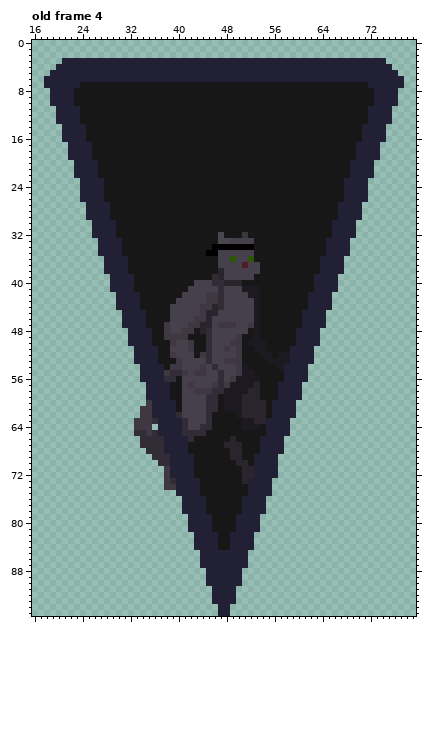
A pixel-art file gets an edit: Assets/Sprites/UI/Lobby/player frame.aseprite. Above, as it was before the edit.
96x96 pixels, 4 frames. Colours within 5 levels of each other are drawn and written as one. Shown: old frame 4: x 16..79, y 0..95. The commit also changed other frames, which this record leaves out.
Once edited:
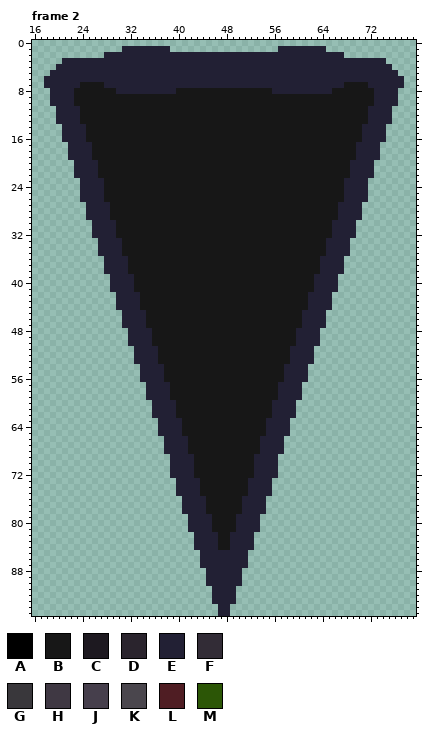
Palette (. is transparent): A #000000  B #171717  C #1d1920  D #2a242d  E #222034  F #322c36  G #39373b  H #3f3843  J #463f4c  K #4a464d  L #4f1d23  M #2c5606
A new or re-ordered frame is compared with the old frame closest to it.
Diff:
layer "fundo liso aux" now shown
layer "fundo lis" now shown
layer "player" now hidden
frames re-ordered
--- frame 2 against old frame 4
@@ x 26..69 @@
  0 ............................................
- 1 ............................................
- 2 ............................................
+ 1 .....EEEEEEEE..................EEEEEEEE.....
+ 2 ..EEEEEEEEEEEEEEEEEEEEEEEEEEEEEEEEEEEEEEEE..
  3 EEEEEEEEEEEEEEEEEEEEEEEEEEEEEEEEEEEEEEEEEEEE
@@ x 26..69 @@
  6 EEEEEEEEEEEEEEEEEEEEEEEEEEEEEEEEEEEEEEEEEEEE
- 7 BBBBBBBBBBBBBBBBBBBBBBBBBBBBBBBBBBBBBBBBBBBB
- 8 BBBBBBBBBBBBBBBBBBBBBBBBBBBBBBBBBBBBBBBBBBBB
+ 7 BBEEEEEEEEEEEEEEEEEEEEEEEEEEEEEEEEEEEEEEEEBB
+ 8 BBBBEEEEEEEEEEBBBBBBBBBBBBBBBBEEEEEEEEEEBBBB
  9 BBBBBBBBBBBBBBBBBBBBBBBBBBBBBBBBBBBBBBBBBBBB
@@ x 31..60 @@
 31 BBBBBBBBBBBBBBBBBBBBBBBBBBBBBB
-32 BBBBBBBBBBBBBBBBKBBBGBBBBBBBBB
-33 BBBBBBBBBBBBBBBBKKJJJJBBBBBBBB
-34 BBBBBBBBBBBBBBBAAAAAAABBBBBBBB
-35 BBBBBBBBBBBBBBAAJJJJJJBBBBBBBB
-36 EBBBBBBBBBBBBBBBJJMJJMBBBBBBBB
-37 EBBBBBBBBBBBBBBBJJJJLJJBBBBBBB
-38 EBBBBBBBBBBBBBBBDJJJJJJBBBBBBB
-39 EEBBBBBBBBBBBBBFDJJJJJBBBBBBBB
-40 EEBBBBBBBBBBJJJFFDDDBBBBBBBBBB
-41 EEBBBBBBBBBJJJJJFJJJCCCBBBBBBB
-42 EEEBBBBBBBJJJJHHFJJJJCCBBBBBBB
-43 EEEBBBBBBJJJJJHHFJJJJJCBBBBBBB
-44 EEEBBBBBJJJJJHHDFJJJJJCBBBBBBB
-45 EEEEBBBBJJJJJHDDJJJJJJCBBBBBBB
-46 EEEEBBBBJJJJHHDJJJJJJJCBBBBBBB
-47 EEEEBBBHJJJHHDDJHHHJJHCBBBBBBB
-48 .EEEEBBHJJHHBDFJJJJJJBCBBBBBBE
-49 .EEEEBBHHHHBBBFJJJJHBBCBBBBBBE
-50 .EEEEBBBHJJHBBFJJJHHBCCCBBBBBE
-51 ..EEEEBBJJJHBBFJJHJHBBCCBBBBEE
-52 ..EEEEBBHJJJBHFJJJJHBBBCCBCCEE
-53 ..EEEEBBBHJJJJFJJHHHBBBBCCCCEE
-54 ...EEEEBHHJJJHJFJJJHCBBBBBCEEE
-55 ...EEEEHFFHJHHJJFJJHCCBBBBBEEE
-56 ...EEEEFFBJJJJJJFJHCCCCBBBBEEE
-57 ....EEEEBBJHJJJHFHCCCCDBBBEEEE
-58 ....EEEEBBJJHHHFFCCCCDDBBBEEEE
-59 ....EEEEBBJJJJFFBCCCDDDBBBEEEE
-60 ....HEEEEBJJJJFFBCCCDDDDBEEEE.
-61 ...HHEEEEBJJJJFFBCCCDDDDBEEEE.
-62 ...HHEEEEFJJJJFBBBBCDDDDBEEEE.
-63 ..HHHFEEEEFJJJFBBBBBCCDDEEEE..
-64 ..HHH.EEEEFJJFFBBBBBCCCBEEEE..
-65 ..FFHFEEEEFFFFBBBBBBBBBBEEEE..
-66 ...FFFFEEEEFBBBBBBDBBBBEEEE...
-67 ...FFFFEEEEBBBBBBDDDBBBEEEE...
-68 ....FFFEEEEBBBBBBBDDBBBEEEE...
-69 .....FFFEEEEBBBBBBDDBBEEEE....
-70 ......FFEEEEBBBBBBBDDBEEEE....
-71 .......HEEEEBBBBBBBBDDEEEE....
-72 .......HEEEEBBBBBBBBDDEEEE....
-73 .......HFEEEEBBBBBBBDEEEE.....
-74 .......HHEEEEBBBBBBBBEEEE.....
+32 BBBBBBBBBBBBBBBBBBBBBBBBBBBBBB
+33 BBBBBBBBBBBBBBBBBBBBBBBBBBBBBB
+34 BBBBBBBBBBBBBBBBBBBBBBBBBBBBBB
+35 BBBBBBBBBBBBBBBBBBBBBBBBBBBBBB
+36 EBBBBBBBBBBBBBBBBBBBBBBBBBBBBB
+37 EBBBBBBBBBBBBBBBBBBBBBBBBBBBBB
+38 EBBBBBBBBBBBBBBBBBBBBBBBBBBBBB
+39 EEBBBBBBBBBBBBBBBBBBBBBBBBBBBB
+40 EEBBBBBBBBBBBBBBBBBBBBBBBBBBBB
+41 EEBBBBBBBBBBBBBBBBBBBBBBBBBBBB
+42 EEEBBBBBBBBBBBBBBBBBBBBBBBBBBB
+43 EEEBBBBBBBBBBBBBBBBBBBBBBBBBBB
+44 EEEBBBBBBBBBBBBBBBBBBBBBBBBBBB
+45 EEEEBBBBBBBBBBBBBBBBBBBBBBBBBB
+46 EEEEBBBBBBBBBBBBBBBBBBBBBBBBBB
+47 EEEEBBBBBBBBBBBBBBBBBBBBBBBBBB
+48 .EEEEBBBBBBBBBBBBBBBBBBBBBBBBE
+49 .EEEEBBBBBBBBBBBBBBBBBBBBBBBBE
+50 .EEEEBBBBBBBBBBBBBBBBBBBBBBBBE
+51 ..EEEEBBBBBBBBBBBBBBBBBBBBBBEE
+52 ..EEEEBBBBBBBBBBBBBBBBBBBBBBEE
+53 ..EEEEBBBBBBBBBBBBBBBBBBBBBBEE
+54 ...EEEEBBBBBBBBBBBBBBBBBBBBEEE
+55 ...EEEEBBBBBBBBBBBBBBBBBBBBEEE
+56 ...EEEEBBBBBBBBBBBBBBBBBBBBEEE
+57 ....EEEEBBBBBBBBBBBBBBBBBBEEEE
+58 ....EEEEBBBBBBBBBBBBBBBBBBEEEE
+59 ....EEEEBBBBBBBBBBBBBBBBBBEEEE
+60 .....EEEEBBBBBBBBBBBBBBBBEEEE.
+61 .....EEEEBBBBBBBBBBBBBBBBEEEE.
+62 .....EEEEBBBBBBBBBBBBBBBBEEEE.
+63 ......EEEEBBBBBBBBBBBBBBEEEE..
+64 ......EEEEBBBBBBBBBBBBBBEEEE..
+65 ......EEEEBBBBBBBBBBBBBBEEEE..
+66 .......EEEEBBBBBBBBBBBBEEEE...
+67 .......EEEEBBBBBBBBBBBBEEEE...
+68 .......EEEEBBBBBBBBBBBBEEEE...
+69 ........EEEEBBBBBBBBBBEEEE....
+70 ........EEEEBBBBBBBBBBEEEE....
+71 ........EEEEBBBBBBBBBBEEEE....
+72 ........EEEEBBBBBBBBBBEEEE....
+73 .........EEEEBBBBBBBBEEEE.....
+74 .........EEEEBBBBBBBBEEEE.....
 75 .........EEEEBBBBBBBBEEEE.....
Where, in picture pixels (left, top, right, bottom), the same in both pictures:
added: (104, 46, 344, 58)
changed: (104, 82, 344, 94)
changed: (134, 232, 290, 490)
